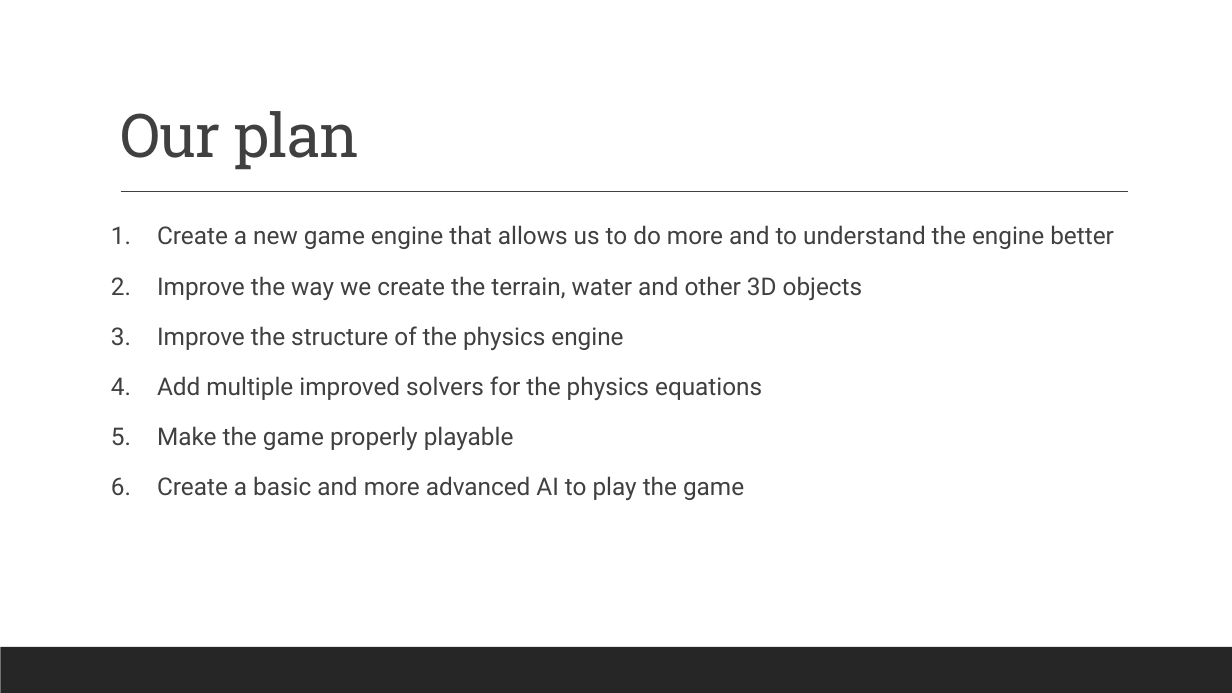
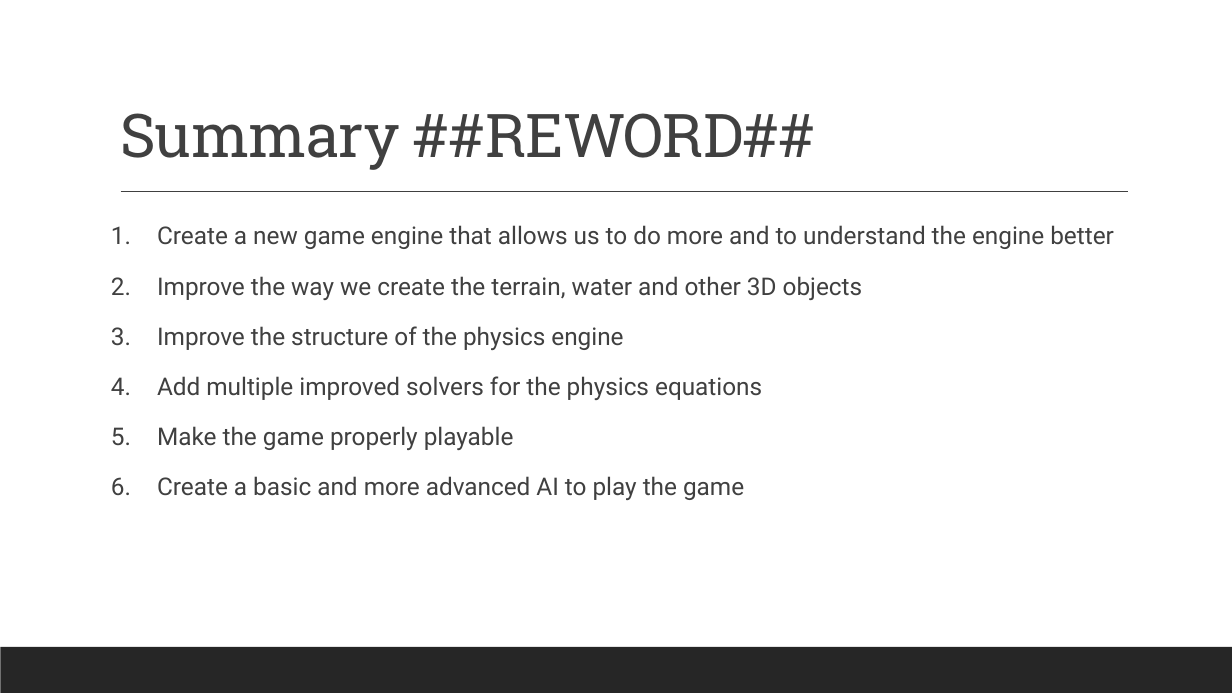
Before and after one commit to renesteeman/Project1-2_Group4, a slide deck: slide 14 of Crazy Putting phase 2.pptx (slide 3 before the commit). Drawn at 1232x693 pixels with LibreOffice and Linux fonts; fonts in the diff are those of the drawing. Boxes give left, top, right and bottom in pixels: in the first picture for what was removed or moved away, otherwise in the second. Text is boxed around its words. In the diff, an @@ line names an element or a change of style, - is before the commit and + after.

```diff
--- a/Crazy Putting phase 2.pptx
+++ b/Crazy Putting phase 2.pptx
@@ title at [120, 113, 816, 170]: text changed @@
-Our plan
+Summary ##REWORD##
```
Also in this commit, not shown: 5 other slides changed, 3 slides added, 6 other files.
